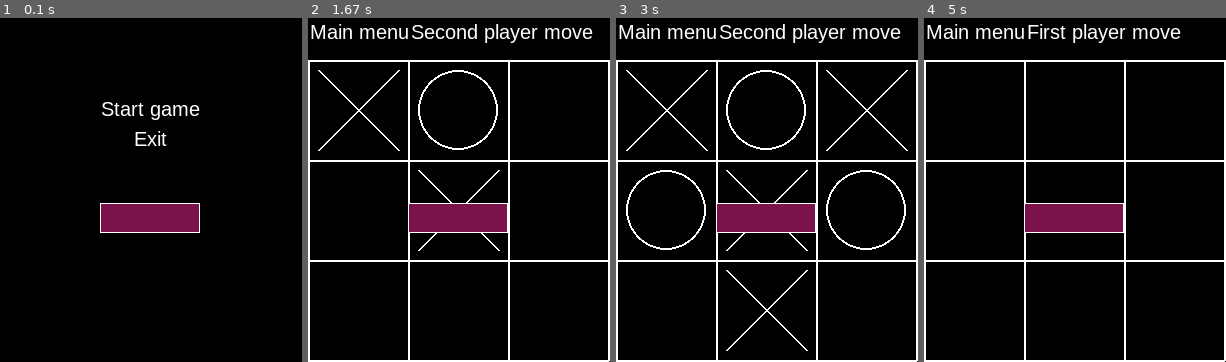
Above: before the commit, frames 1-4 (left to right).
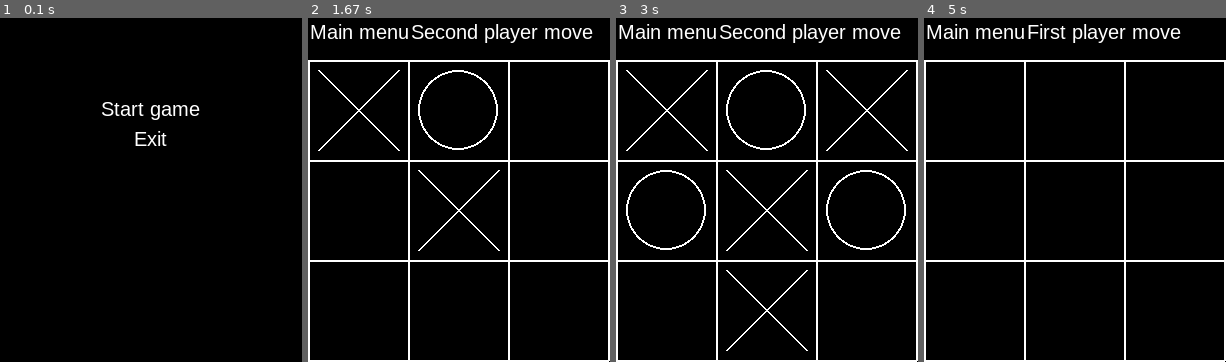
Above: after the commit, the same moments.

Repository: kik0908/Tic-tac-toe-pygame
Game: pygame game, started from main.py
Same seed, same stepped clock (60 frames per second), same inputs: the game is played once before the commit and once after it.
Inputs (mouse positions are in pixels of both pictures, inside the frame that each line leads up to):
- Up to frame 1 (0.1 s): no input
- Up to frame 2 (1.67 s): click "Start game" at 0.38 s; click (489, 210) at 0.72 s; click (449, 124) at 1.05 s; click (368, 124) at 1.38 s
- Up to frame 3 (3 s): click (697, 231) at 1.72 s; click (821, 83) at 2.05 s; click (848, 220) at 2.38 s; click (754, 306) at 2.72 s
- Up to frame 4 (5 s): click (1129, 303) at 3.05 s; click (969, 52) at 4.38 s; click "Start game" at 4.72 s

The runs differ from the first frame. In frame 1, 2.9% of the frame differs, in the area x 33-67%, y 53-63%; in frame 2, 2.8%; in frame 3, 2.8%; in frame 4, 2.9%.

Commit message:
I don't know really

Diff:
--- a/main.py
+++ b/main.py
@@ -1,18 +1,10 @@
 import pygame
 
 import scenes
-from game_objects import Cross, Circle, Grid, TicTacToeGrid
-from gui import Button, Label, TextInput
 
 WIDTH = 302
 HEIGHT = 357
 FPS = 60
-
-WHITE = (255, 255, 255)
-BLACK = (0, 0, 0)
-RED = (255, 0, 0)
-GREEN = (0, 255, 0)
-BLUE = (0, 0, 255)
 
 pygame.init()
 pygame.mixer.init()
@@ -22,33 +14,17 @@
 
 font_name = pygame.font.match_font('arial')
 
-
-def draw_text(surf, text, size, x, y):
-    font = pygame.font.Font(font_name, size)
-    text_surface = font.render(text, True, GREEN)
-    text_rect = text_surface.get_rect()
-    text_rect.midtop = (x, y)
-    text_rect.center = (x, y)
-    surf.blit(text_surface, text_rect)
-
-
 scene_manager = scenes.SceneManager(screen)
 scene_manager.new_scene(scenes.MainMenu(screen, scene_manager))
-
-te = TextInput((100, 200), 30, 100, scene_manager.scene,
-               {'color': (123, 18, 76), 'bd_color': (255, 255, 255), 'bd_width': 1})
 
 running = True
 while running:
     clock.tick(FPS)
-    screen.fill(BLACK)
+    screen.fill((0, 0, 0))
 
-    aa = pygame.event.get()
-    scene_manager.next_step(aa)
+    events = pygame.event.get()
+    scene_manager.next_step(events)
 
-    for i in aa:
-        te.check_event(i)
-    te.render(screen)
     pygame.display.flip()
 
 pygame.quit()
--- a/scenes.py
+++ b/scenes.py
@@ -158,6 +158,7 @@
                                        {'color': (40, 40, 40), 'bd_color': (255, 255, 255), 'bd_width': 1}))
 
     def render(self):
+        self.display.set_alpha(245)
         self.display.fill((128, 128, 128))
         for obj in self.objects:
             obj.render(self.display)
--- /dev/null
+++ b/server.py
@@ -0,0 +1,116 @@
+import asyncio
+import random
+from string import ascii_uppercase, digits
+
+
+def generate_id(lenght=6):
+    abc = ascii_uppercase + digits
+    return ''.join(random.sample(abc, lenght))
+
+
+class GameManager:
+    def __init__(self):
+        self.games = {}
+
+        self.free_games = []
+        self.free_games_num = 0
+        self.not_free_games = []
+
+    def _create_new_game(self):
+        _id = generate_id()
+
+        self.free_games.append(_id)
+        self.free_games_num += 1
+
+        self.games[_id] = Game(_id)
+
+    def get_free_game(self):
+        if self.free_games_num > 0:
+            _game: Game = self.free_games.pop(0)
+            self.free_games_num -= 1
+            self.not_free_games.append(self.games[_game].id)
+            return _game
+        else:
+            self._create_new_game()
+            return self.get_free_game()
+
+    def get_game(self, id):
+        return self.games[id]
+
+
+class Game:
+    def __init__(self, id):
+        self.id = id
+        self.player = 0
+        self.players = []
+
+    def add_player(self):
+        pass
+
+    @property
+    def active_symbol(self):
+        return 'x' if self.player == 1 else 'o'
+
+    def swap_symbol(self):
+        self.player = not self.player
+
+
+class Commands:
+    @staticmethod
+    def get_game():
+        return game_manager.get_free_game()
+
+    @staticmethod
+    def get_active_symbol(game_id):
+        return game_manager.get_game(game_id).active_symbol
+
+    @staticmethod
+    def swap_symbol(game_id):
+        game_manager.get_game(game_id).swap_symbol()
+        return 0
+
+
+commands = {'get_game': Commands.get_game,
+            'get_active_symbol': Commands.get_active_symbol,
+            'swap_symbol': Commands.swap_symbol}
+
+a = 0
+
+
+async def ab():
+    while True:
+        await asyncio.sleep(1)
+        print(a)
+
+
+async def handle_echo(reader, writer):
+    while True:
+        data = await reader.read(1024)
+        message = data.decode()
+        addr = writer.get_extra_info('peername')
+        print(f"Received {message!r} from {addr!r}")
+
+        if data == '' or writer.is_closing():
+            break
+
+        print(f"Send: {message!r}")
+        writer.write(data)
+        await writer.drain()
+
+    print("Close the connection")
+    writer.close()
+
+
+async def main():
+    server = await asyncio.start_server(
+        handle_echo, '127.0.0.1', 8888)
+
+    addr = server.sockets[0].getsockname()
+    print(f'Serving on {addr}')
+
+    async with server:
+        await server.serve_forever()
+
+
+game_manager = GameManager()
+asyncio.run(main())
--- /dev/null
+++ b/text_client.py
@@ -0,0 +1,44 @@
+import asyncio
+import socket
+
+
+async def tcp_echo_client(message, loop):
+    reader, writer = await asyncio.open_connection('127.0.0.1', 8888,
+                                                   loop=loop)
+
+    print('Send: %r' % message)
+    writer.write(message.encode())
+    await writer.drain()
+    print('r', await reader.read())
+    await asyncio.sleep(4)
+    print('Send: %r' % message)
+    writer.write(message.encode())
+    await writer.drain()
+    print(await reader.read())
+
+    print('Close the socket')
+    writer.close()
+
+
+async def main(loop):
+    message = 'get_game'
+    tasks = []
+    for i in range(1):
+        tasks.append(asyncio.ensure_future(tcp_echo_client(message.format(str(i)), loop)))
+        # await asyncio.sleep(0.1)
+
+    await asyncio.gather(*tasks)
+
+
+loop = asyncio.get_event_loop()
+loop.run_until_complete(main(loop))
+loop.close()
+
+# sock = socket.socket()
+# sock.connect(('localhost', 8888))
+# sock.send(b'get_game')
+#
+# data = sock.recv(1024)
+# sock.close()
+#
+# print('2', data)
